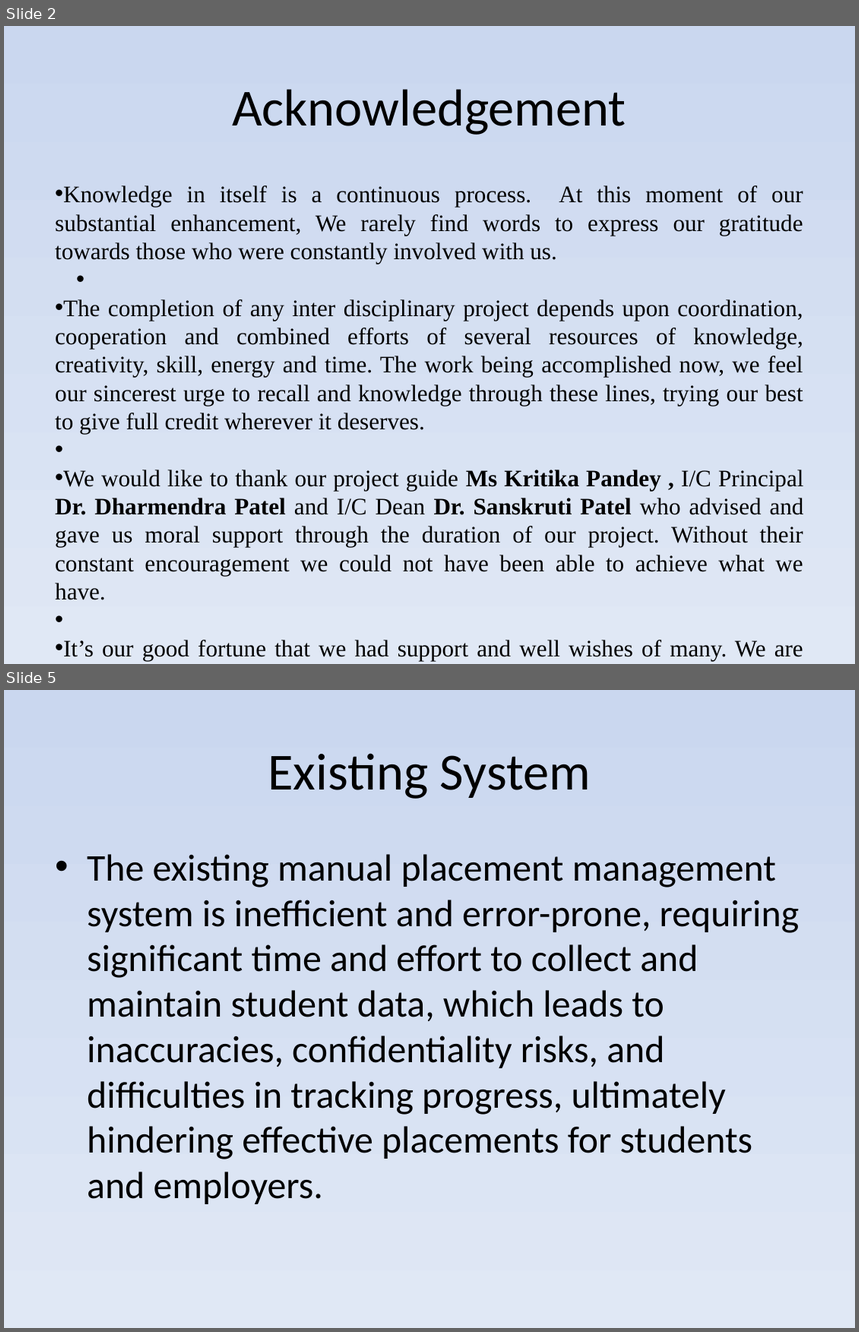
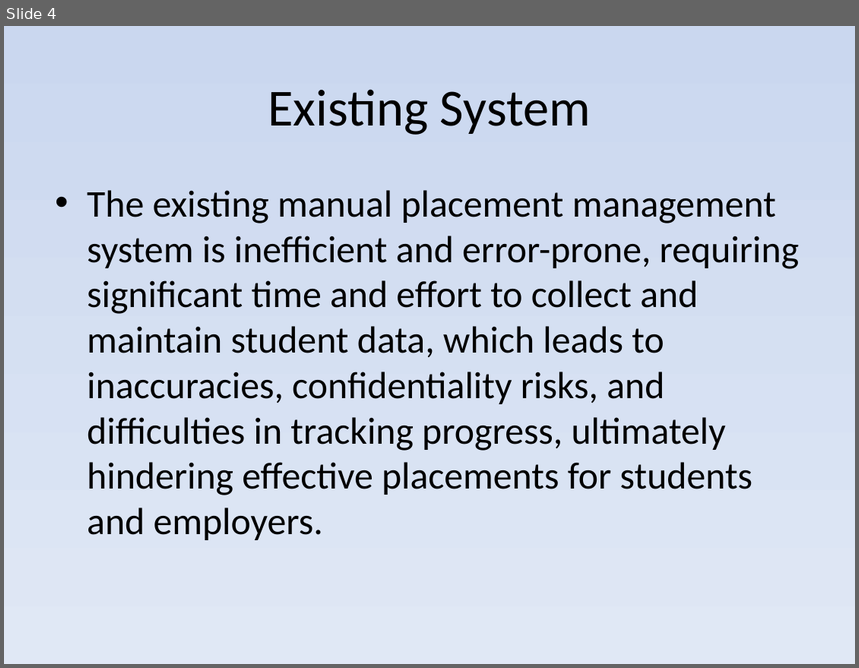
Before and after one commit to Tirthpatel810/cprs, a slide deck: docs/MCA_Mini_Project.pptx. Shown one above the other, each under a label of ours: slides 2 and 5 before the commit, slide 4 after it; the slides between them are not shown. The pictures are 859x1332 and 859x668 pixels, drawn with LibreOffice and Linux fonts; fonts in the diff are those of the drawing. Boxes give left, top, right and bottom in pixels: in the first picture for what was removed or moved away, otherwise in the second. Text is boxed around its words. In the diff, an @@ line names an element or a change of style, - is before the commit and + after.

```diff
--- a/docs/MCA_Mini_Project.pptx
+++ b/docs/MCA_Mini_Project.pptx
@@ slide 2 removed at [4,26,855,664], background gradient #9AB5E4 to #CBD7EF to #E1E8F5 @@
@@ title removed at [232,89,626,135] @@
-Acknowledgement
@@ text removed at [55,186,804,661] @@
-• Knowledge in itself is a continuous process. At this moment of our substantial enhancement, We rarely find words to express our gratitude towards those who were constantly involved with us.
-• The completion of any inter disciplinary project depends upon coordination, cooperation and combined efforts of several resources of knowledge, creativity, skill, energy and time. The work being accomplished now, we feel our sincerest urge to recall and knowledge through these lines, trying our best to give full credit wherever it deserves.
-• We would like to thank our project guide Ms Kritika Pandey , I/C Principal Dr. Dharmendra Patel and I/C Dean Dr. Sanskruti Patel who advised and gave us moral support through the duration of our project. Without their constant encouragement we could not have been able to achieve what we have.
-• It’s our good fortune that we had support and well wishes of many. We are thankful to all and those names which have been forgotten to acknowledge here but contributions have not gone unnoticed.
@@ what was slide 5 is now slide 4 @@
```
Also in this commit, not shown: 11 slides changed, 4 slides added, 3 other slides removed, 10 other files.
